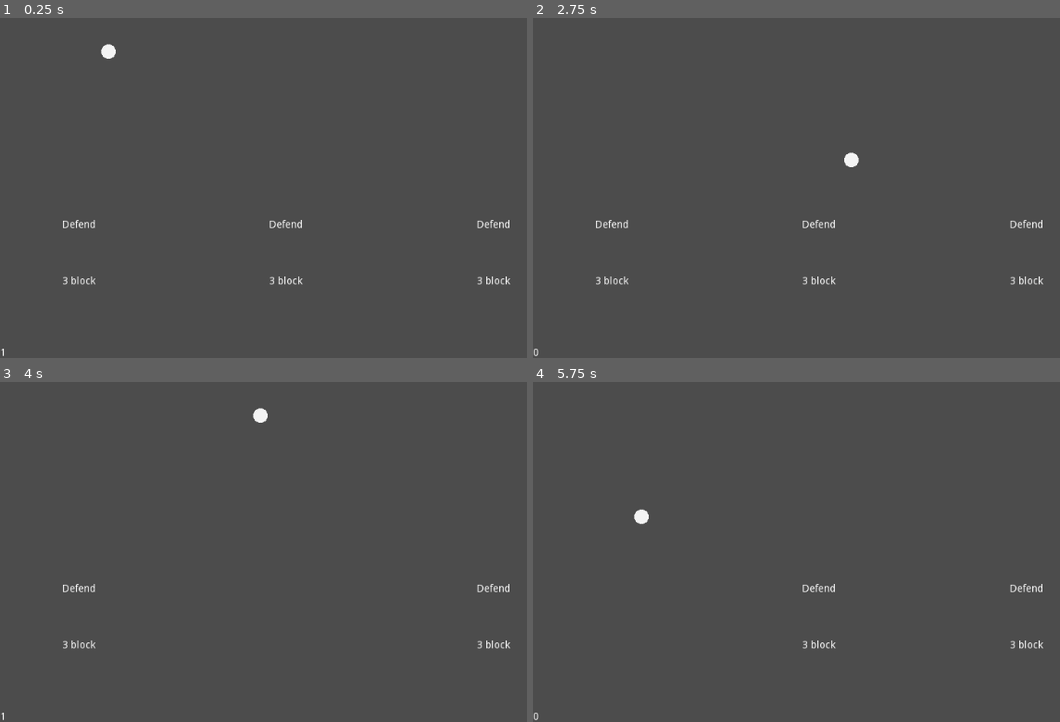
Above: before the commit, frames 1-4 (two rows, left to right).
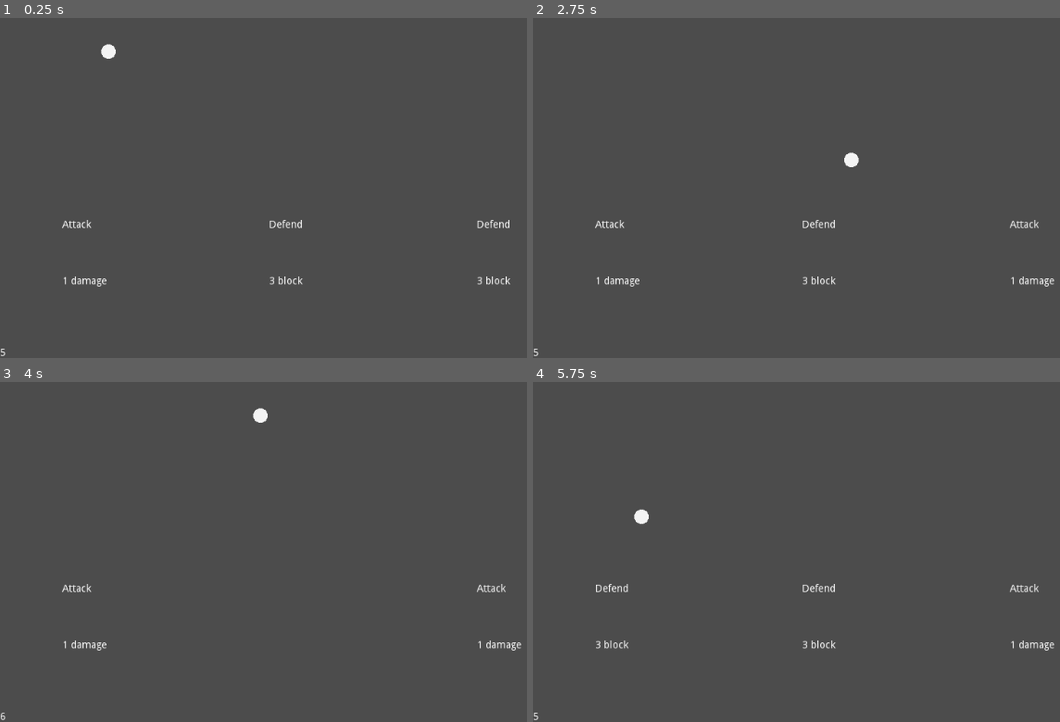
Above: after the commit, the same moments.

Repository: the-alex-g/ScrollMage
Game: Godot game, scene res://World/World.tscn
Same seed, same stepped clock (60 frames per second), same inputs: the game is played once before the commit and once after it.
Inputs:
- Up to frame 1 (0.25 s): no input
- Up to frame 2 (2.75 s): tap Enter at 0.5 s; hold D (right) 0.53-1.28 s; tap Keypad 1 (spell_slot_1) at 0.6 s; hold S (down) 1.28-2.03 s; tap 2 (spell_slot_2) at 1.35 s; hold D (right) from 2.03 s (still down); tap 3 (spell_slot_3) at 2.1 s
- Up to frame 3 (4 s): release D (right) at 2.78 s; hold W (up) 2.78-3.53 s; tap Keypad 1 (spell_slot_1) at 2.85 s; hold A (left) from 3.53 s (still down); tap 2 (spell_slot_2) at 3.6 s
- Up to frame 4 (5.75 s): tap 3 (spell_slot_3) at 4.35 s; release A (left) at 5.03 s; hold S (down) from 5.03 s (still down); tap Keypad 1 (spell_slot_1) at 5.1 s

The runs differ from the first frame. In frame 1, 0.2% of the frame differs, in the area x 0-21%, y 59-100%; in frame 2, 0.4%; in frame 3, 0.4%, in the area x 0-99%, y 59-100%; in frame 4, 0.4%.

Commit message:
Change how deck management works
instead of going to discard and being replenished,
cards are just shunted to the bottom of the deck.

there is a lost pile for removed cards, though.

Diff:
--- a/project/CardManager/CardManager.gd
+++ b/project/CardManager/CardManager.gd
@@ -4,25 +4,25 @@
 signal used_card(card)
 
 var _deck := [
-#	AttackCard.new("Attack", "1 damage", 0.5, [], {}, 1, "res://Attacks/Projectiles/BaseProjectile.tscn"),
-#	AttackCard.new("Attack", "1 damage", 0.5, [], {}, 1, "res://Attacks/Projectiles/BaseProjectile.tscn"),
-#	AttackCard.new("Attack", "1 damage", 0.5, [], {}, 1, "res://Attacks/Projectiles/BaseProjectile.tscn"),
-#	AttackCard.new("Attack", "1 damage", 0.5, [], {}, 1, "res://Attacks/Projectiles/BaseProjectile.tscn"),
+	AttackCard.new("Attack", "1 damage", 0.5, [], {}, 1, "res://Attacks/Projectiles/BaseProjectile.tscn"),
+	AttackCard.new("Attack", "1 damage", 0.5, [], {}, 1, "res://Attacks/Projectiles/BaseProjectile.tscn"),
+	AttackCard.new("Attack", "1 damage", 0.5, [], {}, 1, "res://Attacks/Projectiles/BaseProjectile.tscn"),
+	AttackCard.new("Attack", "1 damage", 0.5, [], {}, 1, "res://Attacks/Projectiles/BaseProjectile.tscn"),
 	BoostCard.new("Defend", "3 block", 0.5, [], {"block":3}),
 	BoostCard.new("Defend", "3 block", 0.5, [], {"block":3}),
 	BoostCard.new("Defend", "3 block", 0.5, [], {"block":3}),
 	BoostCard.new("Defend", "3 block", 0.5, [], {"block":3}),
 ]
 var _cards := []
-var _discard := []
+var _lost := []
 var _can_cast := true
 var info : Dictionary setget , _get_info
 
 onready var _cast_timer : Timer = $CastTimer
-onready var _refresh_timer : Timer = $RefreshTimer
 
 
 func _ready()->void:
+	_deck.shuffle()
 	for i in 3:
 		_cards.append(_deck[0])
 		_deck.remove(0)
@@ -46,7 +46,7 @@
 
 		emit_signal("used_card", _cards[slot_index])
 
-		_discard_card(slot_index)
+		_use_card(slot_index)
 
 		yield(_cast_timer, "timeout")
 
@@ -54,18 +54,21 @@
 		_can_cast = true
 
 
-func _discard_card(slot_index:int)->void:
-	_discard.append(_cards[slot_index])
+func _use_card(slot_index:int)->void:
+	_deck.append(_cards[slot_index])
 	_cards[slot_index] = null
+
+
+func _lose_card()->void:
+	if _deck.size() > 0:
+		_lost.append(_deck[0])
+		_deck.remove(0)
 
 
 func _draw_card(to:int)->void:
 	if _deck.size() > 0:
 		_cards[to] = _deck[0]
 		_deck.remove(0)
-	else:
-		yield(_refresh_timer, "timeout")
-		_draw_card(to)
 
 
 func _on_RefreshTimer_timeout()->void:
@@ -73,10 +76,10 @@
 
 
 func _refresh_card()->void:
-	if _discard.size() > 0:
-		_deck.append(_discard[0])
-		_discard.remove(0)
+	if _lost.size() > 0:
+		_deck.append(_lost[0])
+		_lost.remove(0)
 
 
 func _get_info()->Dictionary:
-	return {"hand":_cards, "deck_size":_deck.size(), "discard_size":_discard.size()}
+	return {"hand":_cards, "deck_size":_deck.size(), "lost_cards":_lost.size()}
--- a/project/CardManager/CardManager.tscn
+++ b/project/CardManager/CardManager.tscn
@@ -7,8 +7,3 @@
 
 [node name="CastTimer" type="Timer" parent="."]
 one_shot = true
-
-[node name="RefreshTimer" type="Timer" parent="."]
-autostart = true
-
-[connection signal="timeout" from="RefreshTimer" to="." method="_on_RefreshTimer_timeout"]
--- a/project/Creature/Creature.gd
+++ b/project/Creature/Creature.gd
@@ -16,7 +16,6 @@
 	# decay
 	for status in statuses.keys():
 		statuses[status] = max(0, statuses[status] - 1)
-		print(status, ": ", statuses[status])
 
 	# wait, then run again
 	yield(get_tree().create_timer(status_decay_time), "timeout")
--- a/project/World/World.gd
+++ b/project/World/World.gd
@@ -3,6 +3,10 @@
 onready var _player : Player = $Player
 onready var _hud := $HUD
 onready var _card_manager : CardManager = $CardManager
+
+
+func _ready()->void:
+	randomize()
 
 
 func _process(_delta:float)->void:
--- a/project/World/World.tscn
+++ b/project/World/World.tscn
@@ -1,9 +1,11 @@
-[gd_scene load_steps=5 format=2]
+[gd_scene load_steps=6 format=2]
 
 [ext_resource path="res://World/World.gd" type="Script" id=1]
 [ext_resource path="res://Player/Player.tscn" type="PackedScene" id=2]
 [ext_resource path="res://CardManager/CardManager.tscn" type="PackedScene" id=3]
 [ext_resource path="res://HUD/HUD.tscn" type="PackedScene" id=4]
+
+[sub_resource type="CircleShape2D" id=1]
 
 [node name="World" type="Node2D"]
 script = ExtResource( 1 )
@@ -15,4 +17,12 @@
 
 [node name="HUD" parent="." instance=ExtResource( 4 )]
 
+[node name="StaticBody2D" type="StaticBody2D" parent="."]
+position = Vector2( 332, 132 )
+collision_layer = 5
+collision_mask = 0
+
+[node name="CollisionShape2D" type="CollisionShape2D" parent="StaticBody2D"]
+shape = SubResource( 1 )
+
 [connection signal="used_card" from="CardManager" to="." method="_on_CardManager_used_card"]
